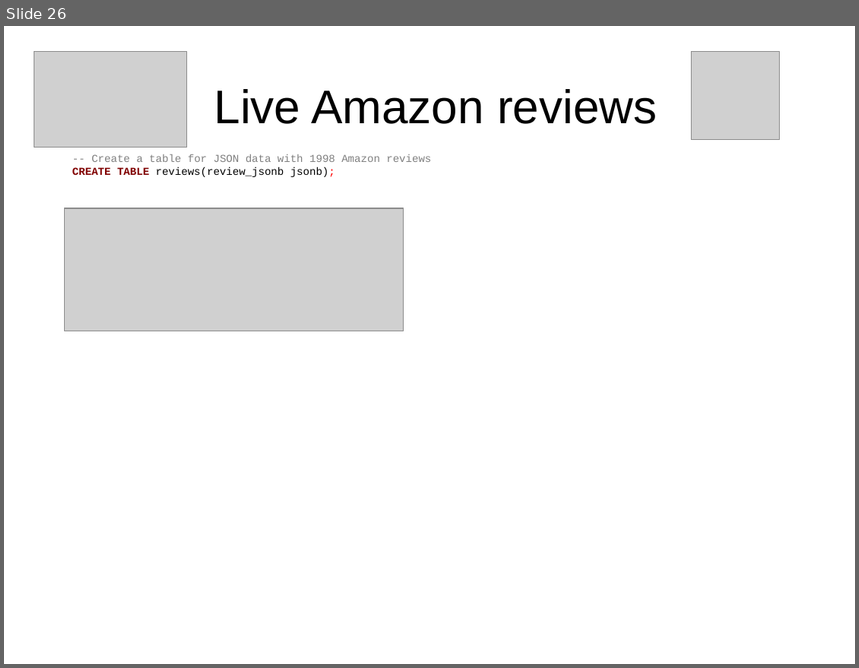
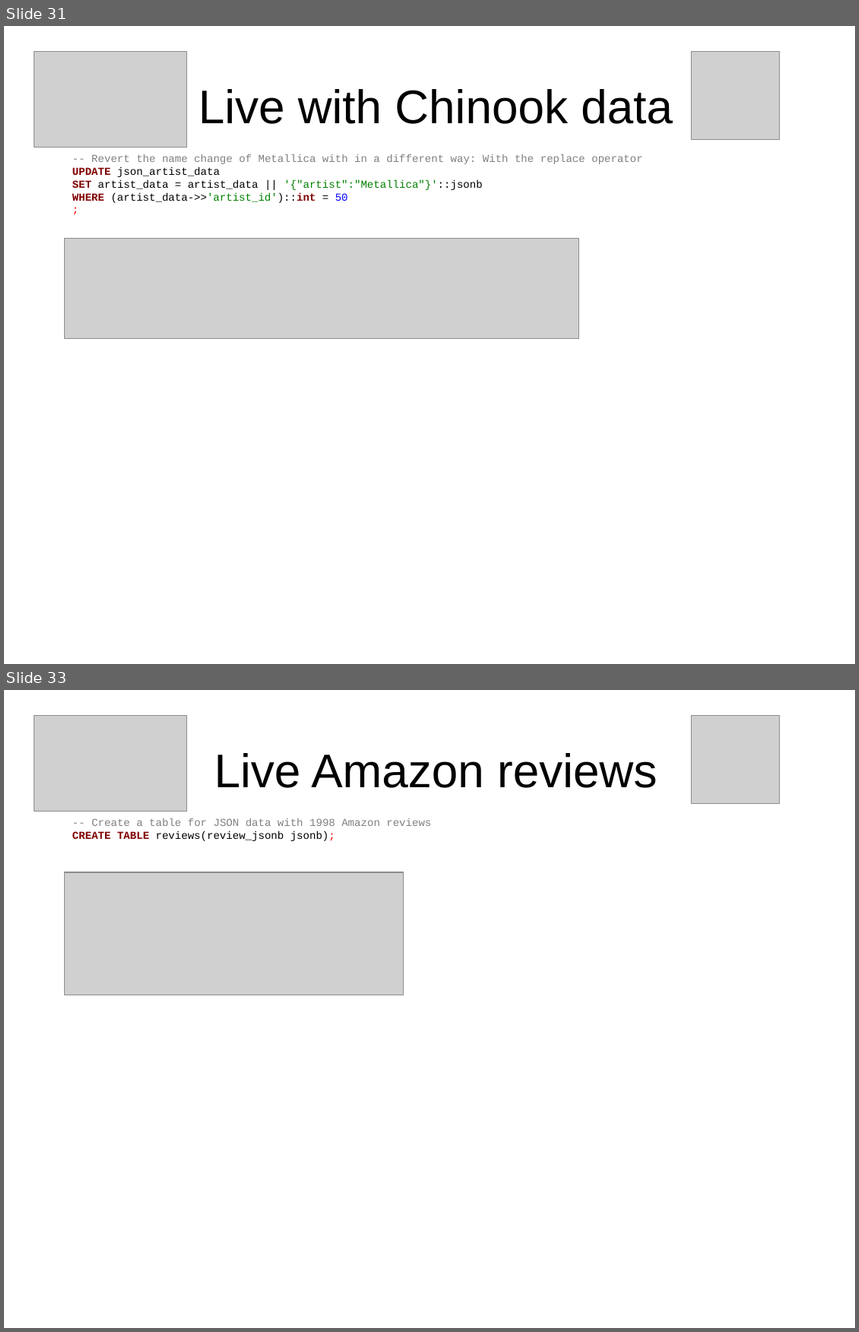
Before and after one commit to sjstoelting/talks, a slide deck: json-by-example/JSON-by-example.odp. Shown one above the other, each under a label of ours: slide 26 before the commit, slides 31 and 33 after it; the slides between them are not shown. The pictures are 859x668 and 859x1332 pixels, drawn with LibreOffice and Linux fonts; fonts in the diff are those of the drawing; grey boxes stand for pictures. Boxes give left, top, right and bottom in pixels: in the first picture for what was removed or moved away, otherwise in the second. Text is boxed around its words. In the diff, an @@ line names an element or a change of style, - is before the commit and + after.

```diff
--- a/json-by-example/JSON-by-example.odp
+++ b/json-by-example/JSON-by-example.odp
@@ slide 31 added at bbox=[4, 26, 855, 664], background #FFFFFF @@
@@ picture added at bbox=[34, 52, 187, 148] @@
@@ picture added at bbox=[692, 52, 779, 139] @@
@@ title added at bbox=[199, 89, 673, 124], 44 pt, text #000000 @@
+Live with Chinook data
@@ text added at bbox=[72, 154, 643, 203], 10 pt, text #808080 @@
+-- Revert the name change of Metallica with in a different way: With the replace operator
+UPDATE json_artist_data
+SET artist_data = artist_data || '{"artist":"Metallica"}'::jsonb
+WHERE (artist_data->>'artist_id')::int = 50
+;
@@ picture added at bbox=[65, 240, 579, 339] @@
@@ what was slide 26 is now slide 33 @@
```
Also in this commit, not shown: 6 other slides added.
